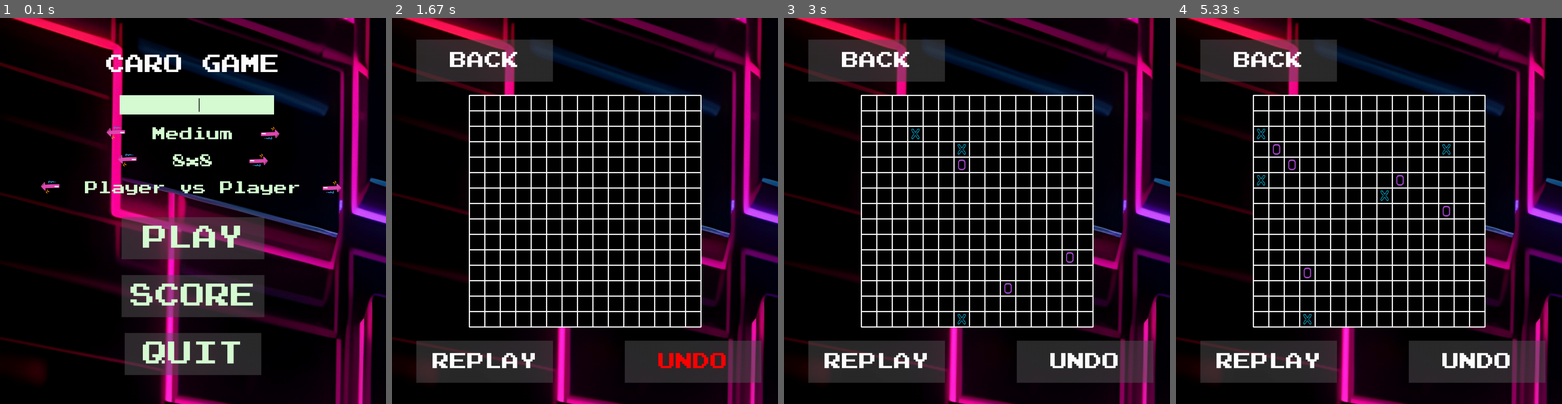
Above: before the commit, frames 1-4 (left to right).
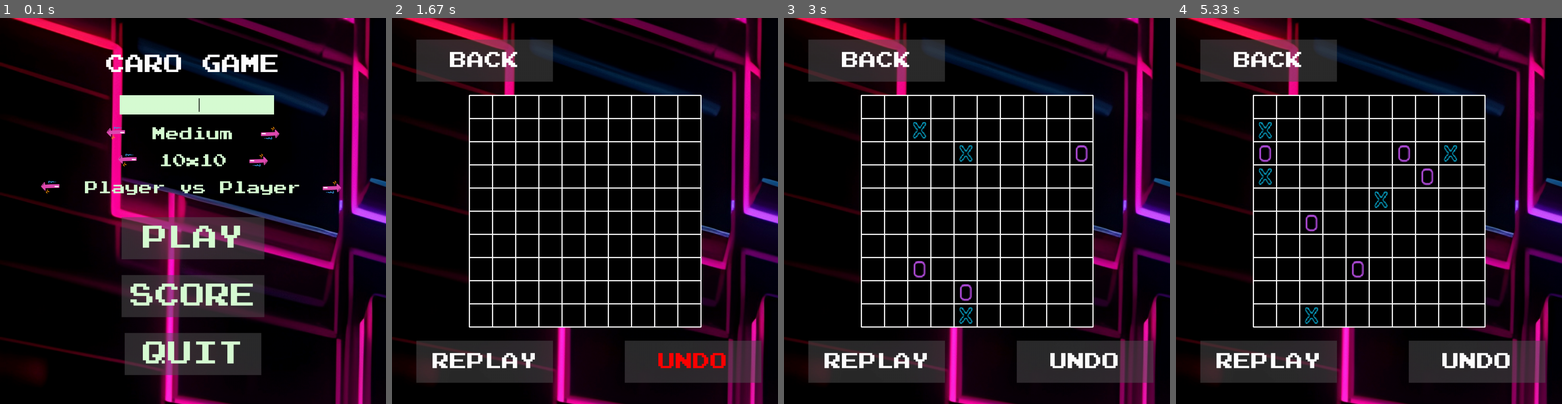
Above: after the commit, the same moments.

Repository: HuyHoang04/Caro-pygame
Game: pygame game, started from Game/Play/game.py
The game is run twice, just before and just after one commit, with the same random seed, the same clock (stepped at 60 frames per second) and the same inputs.
Inputs (mouse positions are in pixels of both pictures, inside the frame that each line leads up to):
- Up to frame 1 (0.1 s): no input
- Up to frame 2 (1.67 s): click (569, 226) at 0.38 s; click (585, 238) at 0.72 s; click "REPLAY" at 1.05 s; click (727, 346) at 1.38 s
- Up to frame 3 (3 s): click (984, 79) at 1.72 s; click (957, 311) at 2.05 s; click (965, 145) at 2.38 s; click (922, 129) at 2.72 s
- Up to frame 4 (5.33 s): click (1469, 176) at 3.05 s; click "REPLAY" at 3.38 s; click (1450, 141) at 3.72 s; click (1257, 137) at 4.05 s; click (1384, 195) at 4.38 s; click (1257, 187) at 4.72 s; click (1311, 322) at 5.05 s

The runs differ from the first frame. In frame 1, 0.2% of the frame differs, in the area x 41-59%, y 35-39%; in frame 2, 5.6%; in frame 3, 6.1%; in frame 4, 6.5%, in the area x 20-80%, y 20-80%.

Commit message:
Update change size and mode

Diff:
--- a/Game/Play/game.py
+++ b/Game/Play/game.py
@@ -31,7 +31,7 @@
 pygame.display.set_caption("Gomoku: Player vs AI")
 
 
-board_sizes = ["3x3", "5x5", "8x8", "10x10", "15x15", "18x18"]
+board_sizes = ["5x5", "8x8", "10x10", "15x15", "20x20"]
 current_size_index = 2
 mode = ["Player vs Player", "Player vs Computer"]
 
@@ -46,6 +46,17 @@
 AI_DIFFICULTY = MEDIUM  # Change this to EASY, MEDIUM, or HARD
 
 # Khởi tạo lại bảng board khi thay đổi GRID_SIZE
+def set_board_size(size):
+    global GRID_SIZE, CELL_SIZE, board, ICON_X, ICON_O
+    GRID_SIZE = size
+    CELL_SIZE = 600 // GRID_SIZE  # Cập nhật lại kích thước của ô
+
+    # Tạo lại bảng board với kích thước mới
+    board = [[0 for _ in range(GRID_SIZE)] for _ in range(GRID_SIZE)]
+
+    # Cập nhật lại kích thước quân cờ cho phù hợp với kích thước mới của ô
+    ICON_X = pygame.transform.scale(ICON_X, (CELL_SIZE - 4, CELL_SIZE - 4))
+    ICON_O = pygame.transform.scale(ICON_O, (CELL_SIZE - 4, CELL_SIZE - 4))
 
 
 def draw_board(screen, grid_size, cell_size, frame_width):
@@ -81,18 +92,19 @@
     start_x = (SCREEN_SIZE - 600) // 2
     start_y = (SCREEN_SIZE - 600) // 2
 
-    for x in range(grid_size):
-        for y in range(grid_size):
-            if board[y][x] == 1:  # Quân cờ của người chơi 1 (ví dụ là hình ảnh iconX)
+    for x in range(grid_size):  # Duyệt qua các ô cột
+        for y in range(grid_size):  # Duyệt qua các ô hàng
+            if board[y][x] == 1:  # Quân cờ của người chơi 1 (iconX)
                 screen.blit(
                     ICON_X,
                     (start_x + x * cell_size + 2, start_y + y * cell_size + 2)  # Đặt vị trí quân cờ
                 )
-            elif board[y][x] == 2:  # Quân cờ của người chơi 2 (ví dụ là hình ảnh iconO)
+            elif board[y][x] == 2:  # Quân cờ của người chơi 2 (iconO)
                 screen.blit(
                     ICON_O,
                     (start_x + x * cell_size + 2, start_y + y * cell_size + 2)  # Đặt vị trí quân cờ
                 )
+
 
 
 
@@ -617,7 +629,13 @@
         pygame.display.update()
 
 def initialize_game():
-    return 1
+    global board, current_player, game_over
+    # Khởi tạo lại bảng cờ
+    board = [[0 for _ in range(GRID_SIZE)] for _ in range(GRID_SIZE)]
+    # Reset các trạng thái game
+    current_player = 1  # Người chơi 1 bắt đầu
+    game_over = False  # Trò chơi chưa kết thúc
+
 
 def update_screen(screen, board, grid_size, cell_size):
     draw_board(screen, grid_size, cell_size, frame_width)
@@ -797,10 +815,10 @@
                     current_level_index = (current_level_index + 1) % len(levels)
                 if LEFT_ARROW_SIZE.checkForInput(MENU_MOUSE_POS):
                     current_size_index = (current_size_index - 1) % len(board_sizes)
-
+                    set_board_size(int(board_sizes[current_size_index].split('x')[0]))
                 if RIGHT_ARROW_SIZE.checkForInput(MENU_MOUSE_POS):
                     current_size_index = (current_size_index + 1) % len(board_sizes)
-
+                    set_board_size(int(board_sizes[current_size_index].split('x')[0]))
                 if LEFT_ARROW_MODE.checkForInput(MENU_MOUSE_POS):
                     current_mode_index = (current_mode_index - 1) % len(mode)
                 if RIGHT_ARROW_MODE.checkForInput(MENU_MOUSE_POS):
@@ -841,8 +859,11 @@
 
 
 def play():
-    global player_name, board
+    global player_name, board, GRID_SIZE, current_player, game_over
     player = initialize_game()
+    board_size = int(board_sizes[current_size_index].split('x')[0])
+    GRID_SIZE = board_size
+    set_board_size(board_size)
 
     # Tạo các nút BACK và UNDO, đặt vị trí bên dưới bàn cờ
     PLAY_BACK = Button(image=pygame.image.load("assets/Quit Rect.png"), pos=(240, 110), text_input="BACK", font=get_font(45), base_color="White", hovering_color="Red")
@@ -881,17 +902,19 @@
                     undo()
 
                 if REPLAY.checkForInput(PLAY_MOUSE_POS):
-                    board = [[0 for _ in range(GRID_SIZE)] for _ in range(GRID_SIZE)]  # Reset lạ bàn cờ
-                    player = 1  # Reset lại lượt chơi về người chơi 1
+                    board = [[0 for _ in range(GRID_SIZE)] for _ in range(GRID_SIZE)]  # Reset lại bàn cờ
+                    current_player = 1  # Reset lại lượt chơi về người chơi 1
+                    game_over = False  # Reset trạng thái game
 
                 # Xử lý lượt chơi của người chơi (bỏ qua các phần khác nếu chỉ cần xử lý nút)
-                if player == 1:
-                    player = handle_player_turn(board, player)  # Tiến hành lượt chơi của người chơi
-                    if player == 2:
-                        player = handle_ai_turn(board, GRID_SIZE, AI_DIFFICULTY)  # Lượt của AI
+                if current_player == 1:
+                    current_player = handle_player_turn(board, current_player)  # Tiến hành lượt chơi của người chơi
+                    if current_player == 2:
+                        current_player = handle_ai_turn(board, GRID_SIZE, AI_DIFFICULTY)  # Lượt của AI
 
         # Chỉ gọi pygame.display.flip() sau khi tất cả đã vẽ xong
         pygame.display.update()  # Cập nhật màn hình
+
 
 
 
